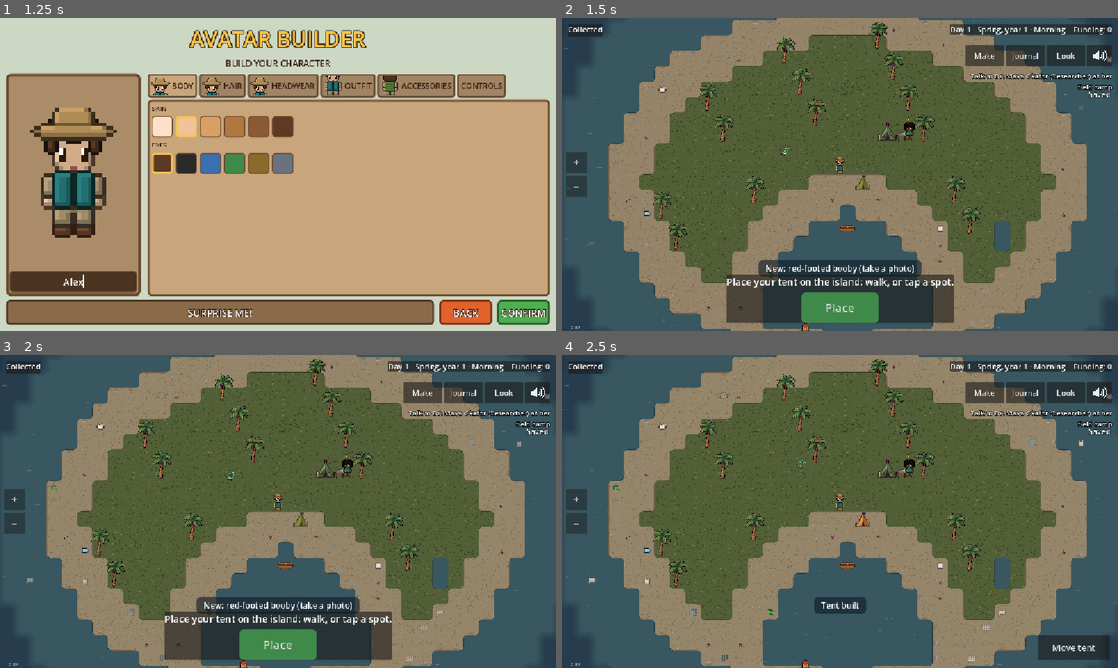
Above: before the commit, frames 1-4 (two rows, left to right).
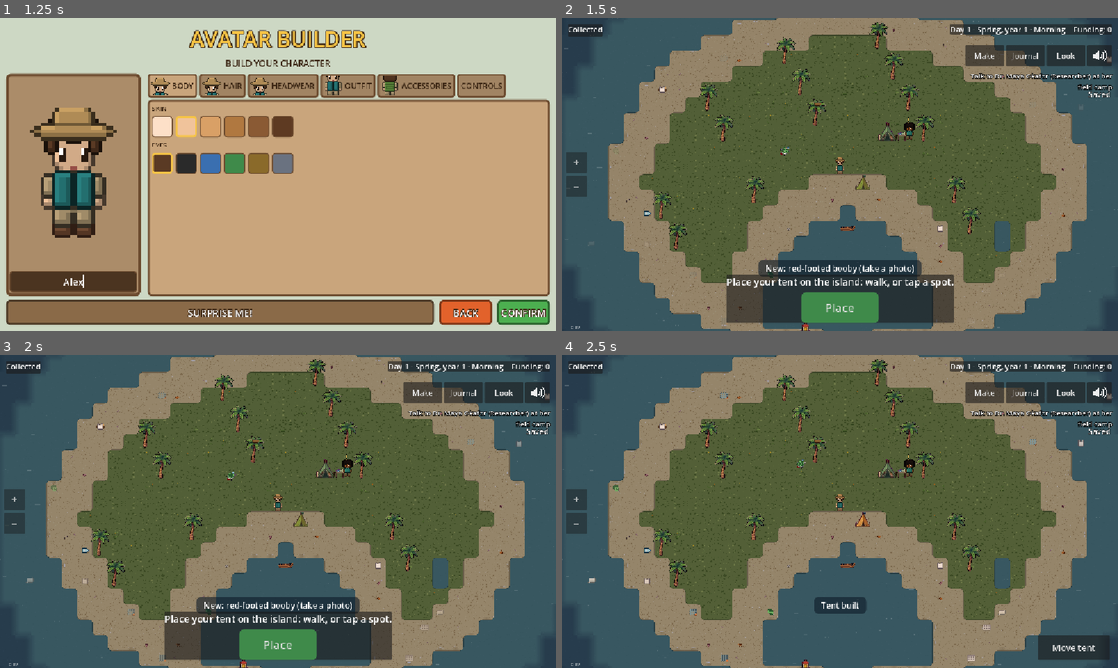
Above: after the commit, the same moments.

Repository: detronics-apps/ocean-haven
Game: Godot game, scene res://scenes/world/ocean_world.tscn
Same seed, same stepped clock (60 frames per second), same inputs: the game is played once before the commit and once after it.
Inputs (mouse positions are in pixels of both pictures, inside the frame that each line leads up to):
- Up to frame 1 (1.25 s): click (72, 280) at 0.52 s; type "Alex" at 0.6 s
- Up to frame 2 (1.5 s): click "CONFIRM" at 1.25 s
- Up to frame 3 (2 s): no input
- Up to frame 4 (2.5 s): click "Place" at 2 s

Frame 1 is identical in both runs. In frame 2, 0.2% of the frame differs, in the area x 8-95%, y 0-100%; in frame 3, 0.1%; in frame 4, 0.2%.

Commit message:
The owner's rowboat: cut from their picture at full detail, drawn 2 m long; front cut follows the curved nose from the rim's inner edge; ranger sits 5 px higher
Co-Authored-By: Claude Opus 5.5 <noreply@anthropic.com>

Diff:
--- a/scripts/player/boat.gd
+++ b/scripts/player/boat.gd
@@ -8,6 +8,8 @@
 ## The hull's near side (seen from the side, at the bottom of the picture), drawn over the ranger
 ## sitting in the boat; the rest of the hull (its inside, seen from above) is under them.
 @export var hull_front: Texture2D
+## The hull's pictures are drawn at this size (the owner's 56-px rowboat drawn 32 px long: 2 m).
+@export var hull_scale := 32.0 / 56.0  # (2 m)
 ## How close another boat must be to take it in tow, and how far behind it follows.
 @export var tow_reach := 56.0
 @export var tow_gap := 36.0
@@ -26,10 +28,12 @@
 	add_to_group("boat")
 	add_to_group("interactables")
 	_player = get_tree().get_first_node_in_group("player")
+	$Look/Hull.scale = Vector2.ONE * hull_scale
 	if hull_front:
 		var front := Sprite2D.new()
 		front.name = "HullFront"
 		front.texture = hull_front
+		front.scale = Vector2.ONE * hull_scale
 		$Look.add_child(front)
 		$Look.move_child(front, $Look/Hull.get_index() + 1)
 	RangerProfile.look_changed.connect(_apply_colour)
@@ -148,7 +152,7 @@
 	# Show the ranger (with their current look) sitting in the boat: over its inside, behind
 	# its near side.
 	_driver = _player.get_node("Look").duplicate()
-	_driver.position = Vector2(-3, 1)  # (sitting on the seat, waist just behind the rim)
+	_driver.position = Vector2(-4, -1)  # (sitting on the seat, waist just behind the rim)
 	(_driver as Avatar).set_view(Avatar.View.FRONT)
 	(_driver as Avatar).sit()
 	_look.add_child(_driver)
Binary file changed: assets/boats/rowboat.png
Binary file changed: assets/boats/rowboat_front.png
Binary file added: docs/rowboat_sheet.jpg
Not shown, added: tools/cut_rowboat.py
Not shown, removed: tools/make_rowboat.py
